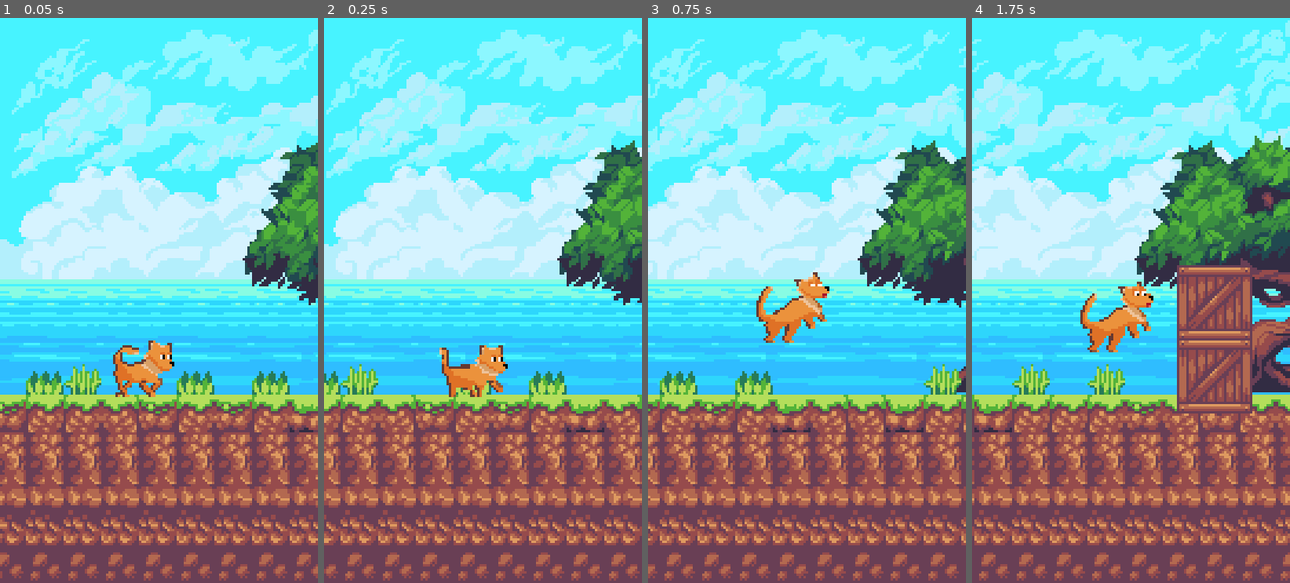
Above: before the commit, frames 1-4 (left to right).
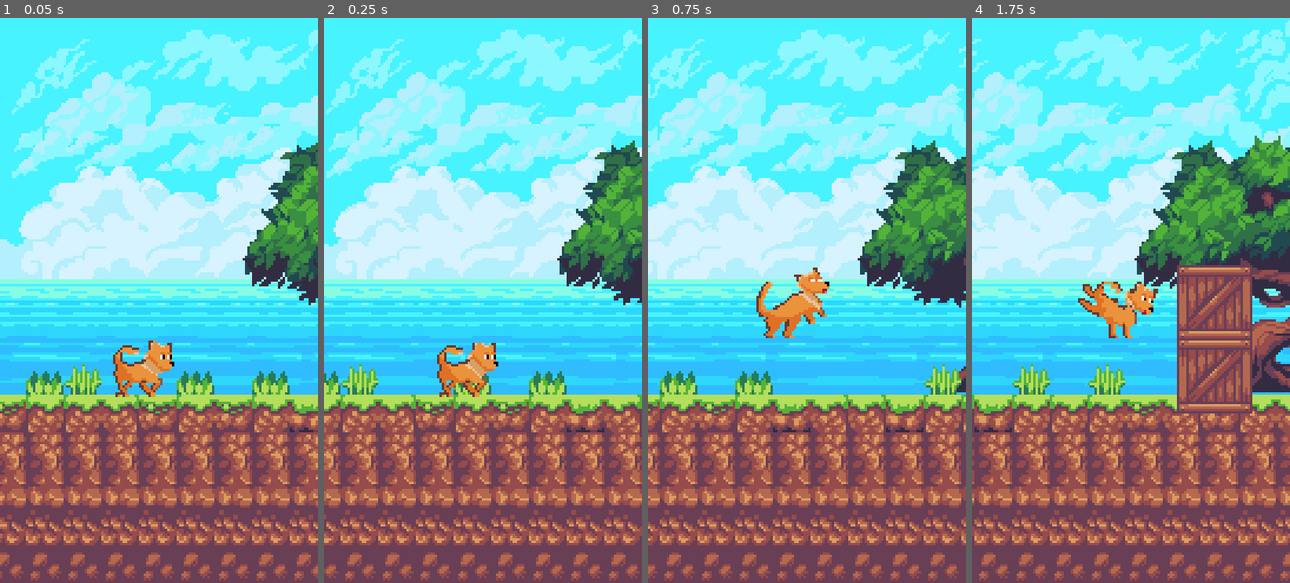
Above: after the commit, the same moments.

Repository: nikolaikilt/godot-2d-jumping-dog
Game: Godot game, scene res://scenes/game.tscn
The game is run twice, just before and just after one commit, with the same random seed, the same clock (stepped at 60 frames per second) and the same inputs.
Inputs (mouse positions are in pixels of both pictures, inside the frame that each line leads up to):
- Up to frame 1 (0.05 s): no input
- Up to frame 2 (0.25 s): no input
- Up to frame 3 (0.75 s): move the mouse to (876, 272) at 0.52 s; click (876, 272) at 0.6 s
- Up to frame 4 (1.75 s): move the mouse to (1067, 328) at 1.27 s; click (1067, 328) at 1.35 s

Frame 1 is identical in both runs. In frame 2, 1.1% of the frame differs, in the area x 35-58%, y 57-68%; in frame 3, 1.1%; in frame 4, 1.7%, in the area x 33-59%, y 46-60%.

Commit message:
resized player and frog + jump adjusts

Diff:
--- a/scenes/frog.tscn
+++ b/scenes/frog.tscn
@@ -26,26 +26,31 @@
 "speed": 5.0
 }]
 
-[sub_resource type="CapsuleShape2D" id="CapsuleShape2D_bq5dj"]
-height = 20.0
+[sub_resource type="CapsuleShape2D" id="CapsuleShape2D_dqkch"]
+radius = 7.999999
+height = 15.999998
 
 [node name="Frog" type="CharacterBody2D" unique_id=1481729009]
+position = Vector2(13, 15)
 disable_mode = 1
 collision_layer = 2
 script = ExtResource("1_ybftx")
 
 [node name="AnimatedSprite2D" type="AnimatedSprite2D" parent="." unique_id=1966641143]
-position = Vector2(1, 0)
+position = Vector2(1.4375002, 3.4999986)
+scale = Vector2(0.7750001, 0.84374994)
 sprite_frames = SubResource("SpriteFrames_bq5dj")
 animation = &"idle"
 autoplay = "idle"
 frame_progress = 0.68007237
 
 [node name="CollisionShape2D" type="CollisionShape2D" parent="." unique_id=892547122]
-position = Vector2(-2, 0)
-shape = SubResource("CapsuleShape2D_bq5dj")
+position = Vector2(1, 5)
+rotation = 1.5707964
+shape = SubResource("CapsuleShape2D_dqkch")
 
 [node name="VisibleOnScreenNotifier2D" type="VisibleOnScreenNotifier2D" parent="." unique_id=1810443378]
-rect = Rect2(-14, -10, 28, 21)
+position = Vector2(2, 2)
+rect = Rect2(-13, -7, 22, 18)
 
 [connection signal="screen_exited" from="VisibleOnScreenNotifier2D" to="." method="_on_visible_on_screen_notifier_2d_screen_exited"]
--- a/scenes/player.tscn
+++ b/scenes/player.tscn
@@ -41,6 +41,10 @@
 atlas = ExtResource("4_qlg0r")
 region = Rect2(64, 0, 32, 32)
 
+[sub_resource type="AtlasTexture" id="AtlasTexture_oprun"]
+atlas = ExtResource("4_qlg0r")
+region = Rect2(0, 0, 32, 32)
+
 [sub_resource type="AtlasTexture" id="AtlasTexture_f1ej7"]
 atlas = ExtResource("4_qlg0r")
 region = Rect2(96, 0, 32, 32)
@@ -48,6 +52,22 @@
 [sub_resource type="AtlasTexture" id="AtlasTexture_qlg0r"]
 atlas = ExtResource("4_qlg0r")
 region = Rect2(32, 0, 32, 32)
+
+[sub_resource type="AtlasTexture" id="AtlasTexture_a8ls1"]
+atlas = ExtResource("4_qlg0r")
+region = Rect2(64, 0, 32, 32)
+
+[sub_resource type="AtlasTexture" id="AtlasTexture_qfm1y"]
+atlas = ExtResource("4_qlg0r")
+region = Rect2(32, 0, 32, 32)
+
+[sub_resource type="AtlasTexture" id="AtlasTexture_fulsm"]
+atlas = ExtResource("4_qlg0r")
+region = Rect2(96, 0, 32, 32)
+
+[sub_resource type="AtlasTexture" id="AtlasTexture_4r5pv"]
+atlas = ExtResource("4_qlg0r")
+region = Rect2(128, 0, 32, 32)
 
 [sub_resource type="SpriteFrames" id="SpriteFrames_bq5dj"]
 animations = [{
@@ -78,9 +98,9 @@
 "duration": 1.0,
 "texture": SubResource("AtlasTexture_y4r1p")
 }],
-"loop": 2,
+"loop": 0,
 "name": &"jump",
-"speed": 5.0
+"speed": 8.0
 }, {
 "frames": [{
 "duration": 1.0,
@@ -90,10 +110,25 @@
 "texture": SubResource("AtlasTexture_jej6c")
 }, {
 "duration": 1.0,
+"texture": SubResource("AtlasTexture_oprun")
+}, {
+"duration": 1.0,
 "texture": SubResource("AtlasTexture_f1ej7")
 }, {
 "duration": 1.0,
 "texture": SubResource("AtlasTexture_qlg0r")
+}, {
+"duration": 1.0,
+"texture": SubResource("AtlasTexture_a8ls1")
+}, {
+"duration": 1.0,
+"texture": SubResource("AtlasTexture_qfm1y")
+}, {
+"duration": 1.0,
+"texture": SubResource("AtlasTexture_fulsm")
+}, {
+"duration": 1.0,
+"texture": SubResource("AtlasTexture_4r5pv")
 }],
 "loop": 1,
 "name": &"run",
@@ -117,8 +152,10 @@
 position = Vector2(-0.46093702, 0.99999976)
 scale = Vector2(0.99776787, 0.9375)
 sprite_frames = SubResource("SpriteFrames_bq5dj")
-animation = &"run"
+animation = &"jump"
 autoplay = "run"
+frame = 2
+frame_progress = 1.0
 
 [node name="CollisionShape2D" type="CollisionShape2D" parent="." unique_id=2143557320]
 position = Vector2(-4, 7)
--- a/scripts/player.gd
+++ b/scripts/player.gd
@@ -1,5 +1,5 @@
 extends CharacterBody2D
-const JUMP_VELOCITY = -230.0
+const JUMP_VELOCITY = -245.0
 signal hit
 var fixed_x: float
 
